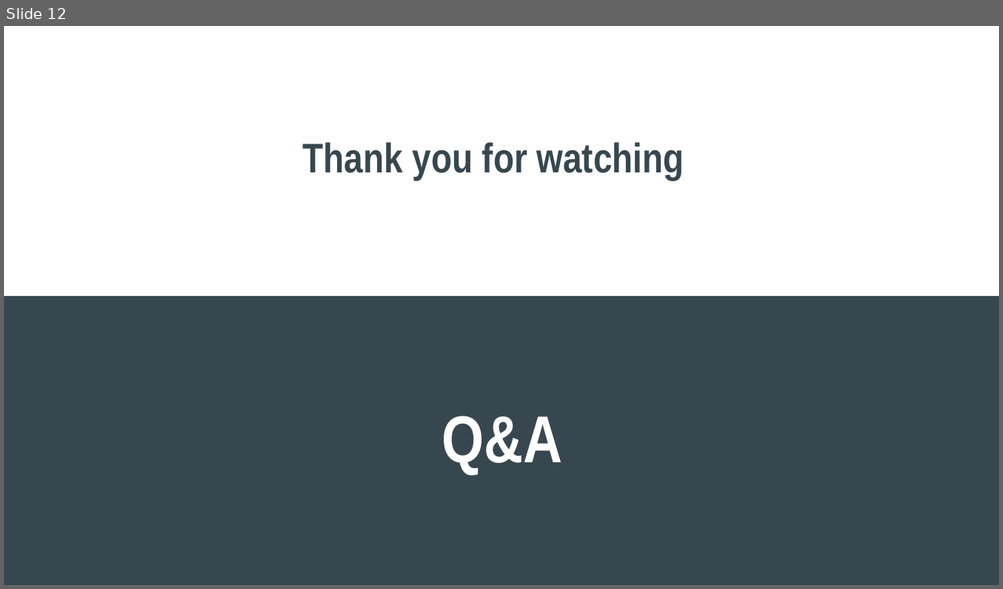
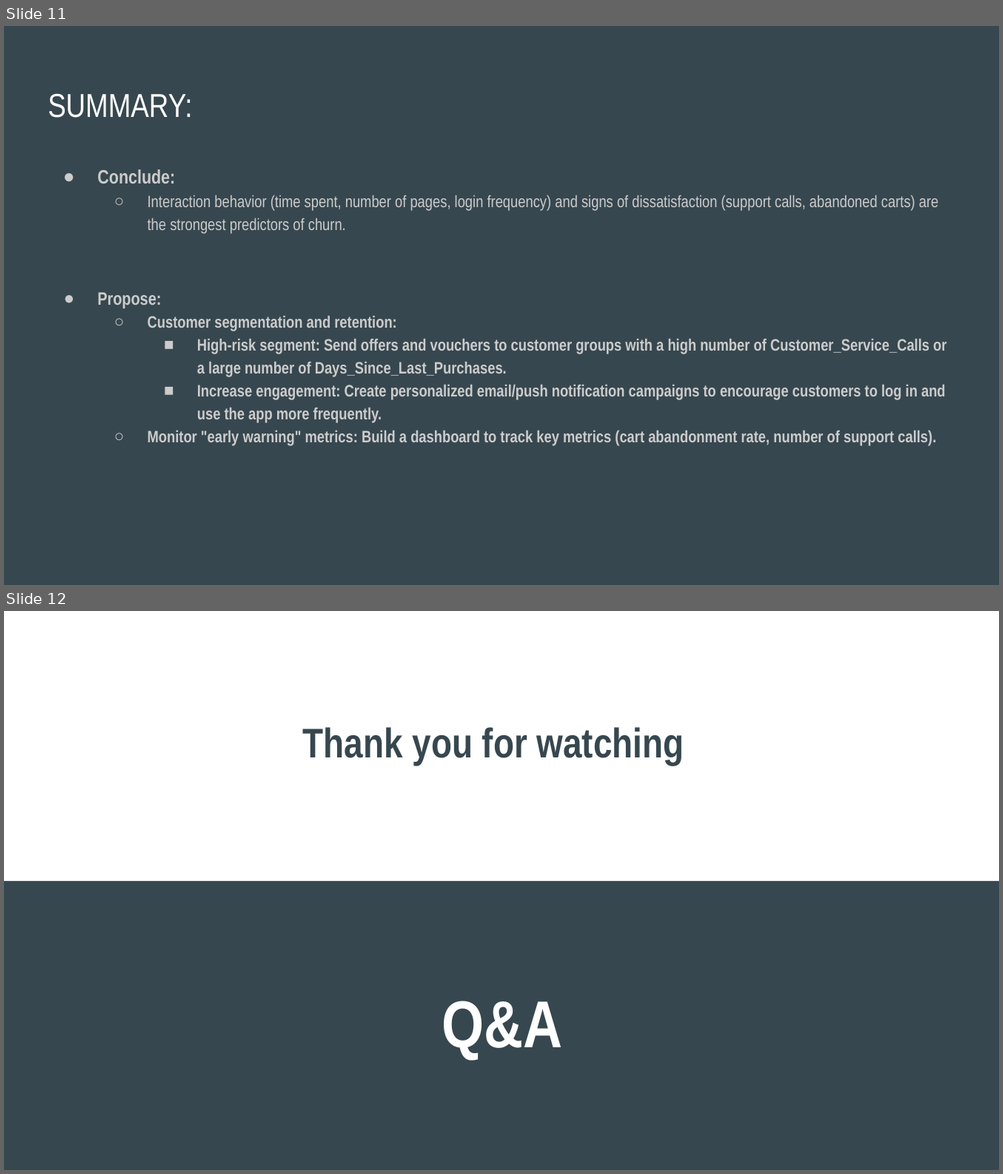
Before and after one commit to TuanNguyenDin/Ecommerce-customer-behavior, a slide deck: Customer Churn Analytics And Prediction.pptx. Shown one above the other, each under a label of ours: slide 12 before the commit, slides 11 and 12 after it. The pictures are 1003x589 and 1003x1174 pixels, drawn with LibreOffice and Linux fonts; fonts in the diff are those of the drawing. Boxes give left, top, right and bottom in pixels: in the first picture for what was removed or moved away, otherwise in the second. Text is boxed around its words. In the diff, an @@ line names an element or a change of style, - is before the commit and + after.

```diff
--- a/Customer Churn Analytics And Prediction.pptx
+++ b/Customer Churn Analytics And Prediction.pptx
@@ slide 11 added at bbox=[4, 26, 999, 585], background #37474F @@
@@ title added at bbox=[48, 93, 192, 118], 24 pt, text #FFFFFF @@
+SUMMARY:
@@ text added at bbox=[97, 170, 946, 446], 12 pt, text #CCCCCC, bold @@
+● Conclude:
+  ○ Interaction behavior (time spent, number of pages, login frequency) and signs of dissatisfaction (support calls, abandoned carts) are the strongest predictors of churn.
+● Propose:
+  ○ Customer segmentation and retention:
+    ■ High-risk segment: Send offers and vouchers to customer groups with a high number of Customer_Service_Calls or a large number of Days_Since_Last_Purchases.
+    ■ Increase engagement: Create personalized email/push notification campaigns to encourage customers to log in and use the app more frequently.
+  ○ Monitor "early warning" metrics: Build a dashboard to track key metrics (cart abandonment rate, number of support calls).
```
Also in this commit, not shown: 2 slides changed, 5 other slides added, 6 slides removed.
